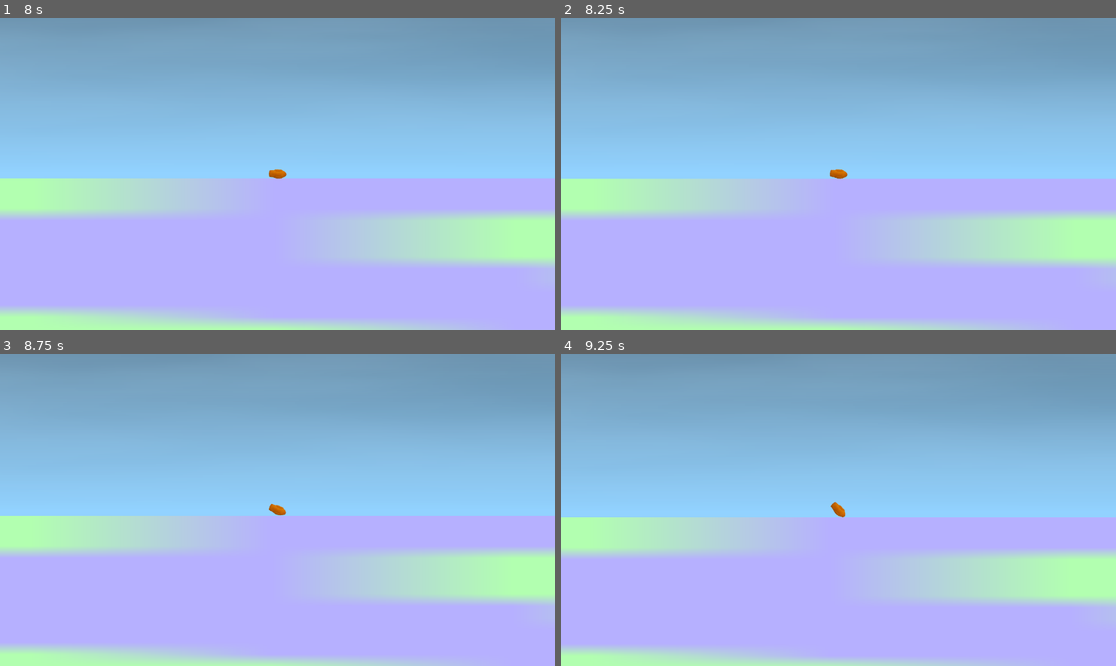
Above: before the commit, frames 1-4 (two rows, left to right).
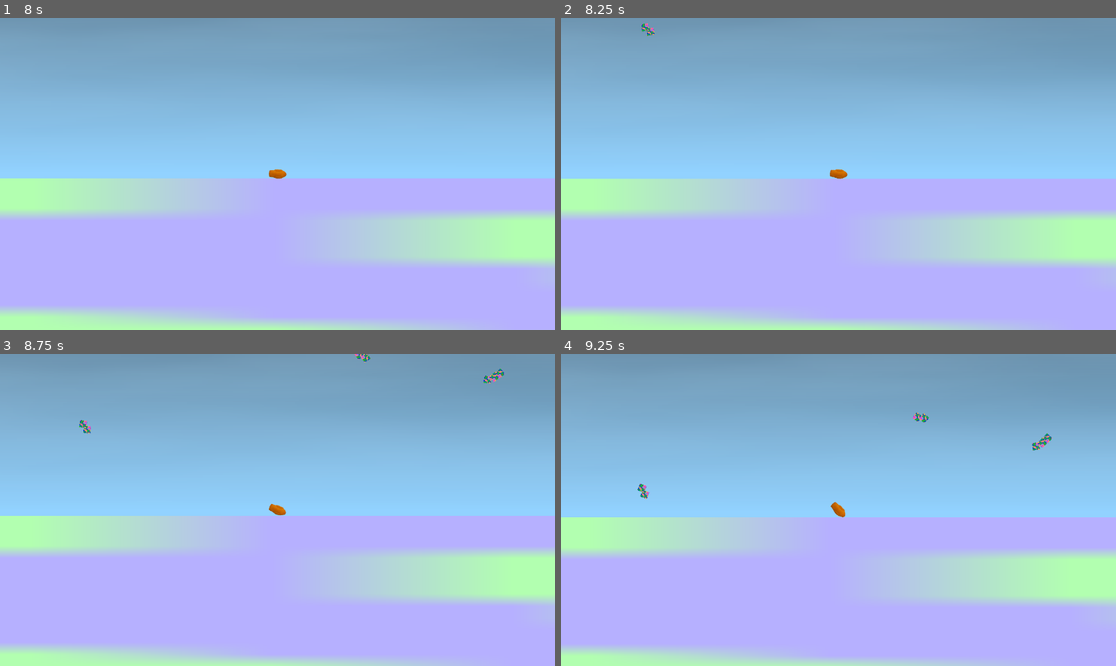
Above: after the commit, the same moments.

Repository: MrEgggga/space-debris-game
Game: Godot game, scene res://main.tscn
The game is run twice, just before and just after one commit, with the same random seed, the same clock (stepped at 60 frames per second) and the same inputs.
Inputs:
- Up to frame 1 (8 s): tap Enter (ui_accept) at 0.5, 0.77, 1.25, 1.52, 2, 2.75, 3.02, 3.5, 3.77, 4.52, 5.75, 6.02, 6.77, 7.52 s; hold Right (ui_right) 0.53-1.28 s; hold Left (ui_left) 1.28-2.03 s; hold Right (ui_right) 2.03-3.53 s; hold Left (ui_left) 3.53-5.78 s; hold Right (ui_right) from 5.78 s (still down)
- Up to frame 2 (8.25 s): release Right (ui_right) at 8.03 s; hold Left (ui_left) from 8.03 s (still down)
- Up to frame 3 (8.75 s): keep holding Left (ui_left)
- Up to frame 4 (9.25 s): keep holding Left (ui_left); tap Enter (ui_accept) at 9.02 s

Frame 1 is identical in both runs. In frame 2, less than 0.1% of the frame differs, in the area x 14-17%, y 1-6%; in frame 3, 0.2%; in frame 4, 0.2%, in the area x 13-89%, y 18-47%.

Commit message:
add gameplay

Diff:
--- a/debris.gd
+++ b/debris.gd
@@ -3,7 +3,9 @@
 
 
 func _ready() -> void:
-	linear_velocity.x = Gravitation.get_orbit_velocity(-global_position.y) / 50
+	linear_velocity.x = Gravitation.get_orbit_velocity(-global_position.y) / 5
+	if randf() < 0.5:
+		linear_velocity.x *= -1
 	gravitation_scale = 0
 
 
--- a/debris.tscn
+++ b/debris.tscn
@@ -11,15 +11,15 @@
 frequency = 0.1
 
 [sub_resource type="NoiseTexture2D" id="NoiseTexture2D_ajgqr"]
-width = 20
-height = 20
+width = 30
+height = 30
 color_ramp = SubResource("Gradient_6y364")
 noise = SubResource("FastNoiseLite_sqw48")
 
 [sub_resource type="CircleShape2D" id="CircleShape2D_ovhqo"]
+radius = 15.0
 
 [node name="debris" type="RigidBody2D"]
-mass = 5.0
 gravity_scale = 0.0
 contact_monitor = true
 max_contacts_reported = 16
--- a/main.tscn
+++ b/main.tscn
@@ -1,9 +1,10 @@
-[gd_scene load_steps=15 format=3 uid="uid://cxcvd636mg2u"]
+[gd_scene load_steps=16 format=3 uid="uid://cxcvd636mg2u"]
 
 [ext_resource type="PackedScene" uid="uid://dd0gle0ujy414" path="res://rocket.tscn" id="1_7e8on"]
 [ext_resource type="Texture2D" uid="uid://qbkse4pjxlxn" path="res://earth_surface.png" id="2_ndneq"]
 [ext_resource type="PackedScene" uid="uid://dftbtp2wun6a7" path="res://debris.tscn" id="3_fjb02"]
 [ext_resource type="Shader" path="res://clouds.gdshader" id="4_3gcr6"]
+[ext_resource type="Script" path="res://spawn_debris.gd" id="4_vkhjx"]
 
 [sub_resource type="Gradient" id="Gradient_0ltl4"]
 colors = PackedColorArray(0, 0, 0, 0, 0.573619, 0.823874, 1, 1)
@@ -65,9 +66,6 @@
 [node name="rocket" parent="." instance=ExtResource("1_7e8on")]
 position = Vector2(0, -40)
 
-[node name="debris" parent="." instance=ExtResource("3_fjb02")]
-position = Vector2(-402, -3161)
-
 [node name="parallax_background" type="ParallaxBackground" parent="."]
 
 [node name="parallax_layer" type="ParallaxLayer" parent="parallax_background"]
@@ -89,3 +87,13 @@
 offset_right = 32844.0
 offset_bottom = -1321.0
 texture = SubResource("NoiseTexture2D_wcdyu")
+
+[node name="spawn_debris" type="Node2D" parent="."]
+position = Vector2(-504, -3349)
+script = ExtResource("4_vkhjx")
+bounds = Rect2(-3000, -1000, 6000, 2000)
+debris_per_10000_square_pixels = 0.1
+debris_scene = ExtResource("3_fjb02")
+
+[node name="debris" parent="spawn_debris" instance=ExtResource("3_fjb02")]
+position = Vector2(17, -31)
--- /dev/null
+++ b/spawn_debris.gd
@@ -0,0 +1,15 @@
+extends Node2D
+
+@export var bounds: Rect2
+@export var debris_per_10000_square_pixels: float = 5
+@export var debris_scene: PackedScene
+
+# Called when the node enters the scene tree for the first time.
+func _ready() -> void:
+	for i in range(floor(bounds.get_area() * debris_per_10000_square_pixels / 10000)):
+		var debris = debris_scene.instantiate()
+		debris.position = Vector2(
+			randf_range(bounds.position.x, bounds.position.x + bounds.size.x),
+			randf_range(bounds.position.y, bounds.position.y + bounds.size.y),
+		)
+		add_child(debris)
